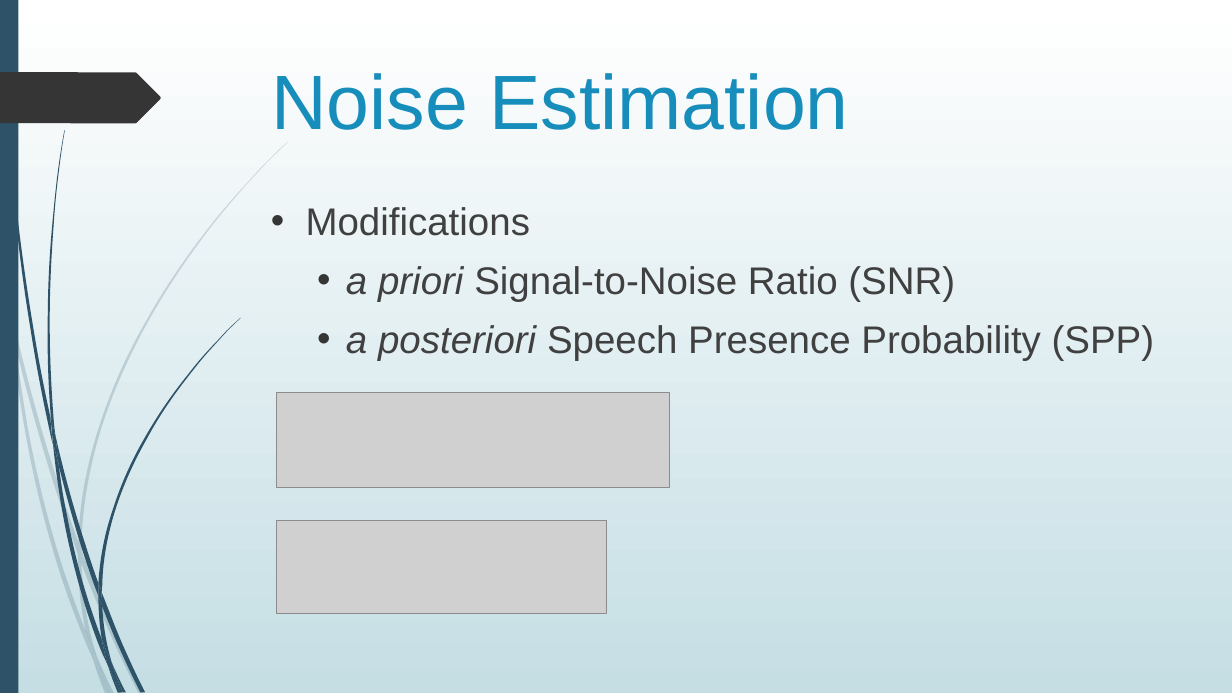
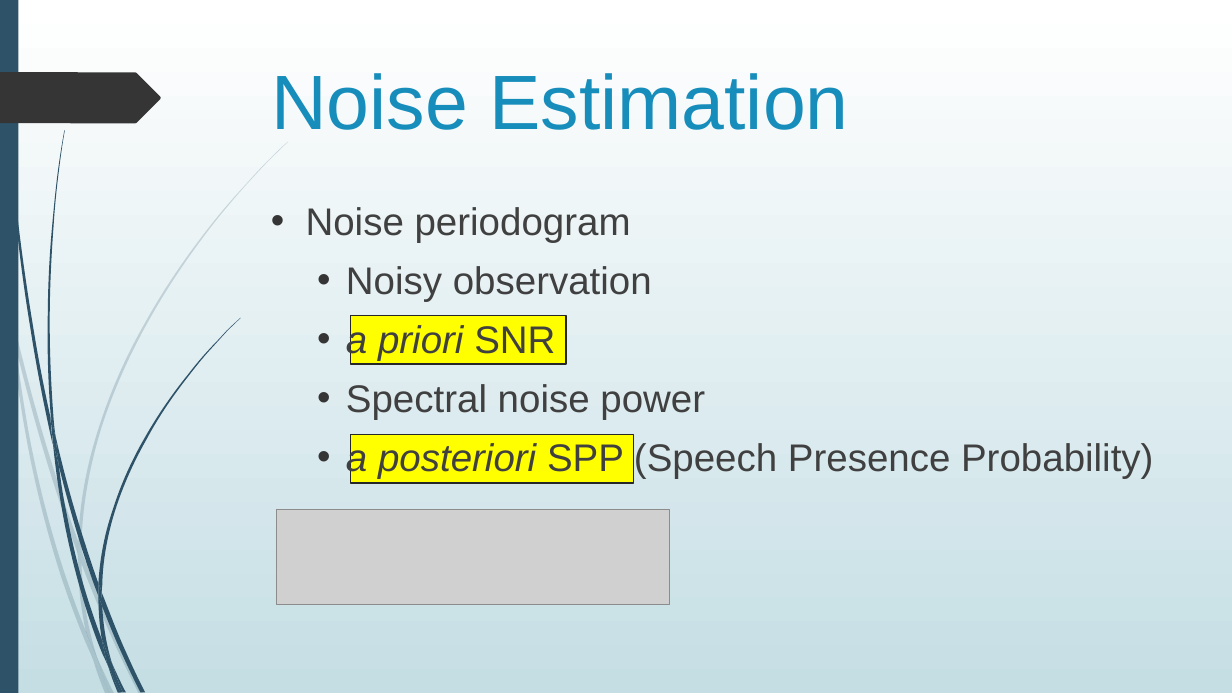
Before and after one commit to jygoh1/FinalYearProject, a slide deck: slide 18 of Presentation/draft_other.pptx (slide 22 before the commit). Drawn at 1232x693 pixels with LibreOffice and Linux fonts; fonts in the diff are those of the drawing; grey boxes stand for pictures. Boxes give left, top, right and bottom in pixels: in the first picture for what was removed or moved away, otherwise in the second. Text is boxed around its words. In the diff, an @@ line names an element or a change of style, - is before the commit and + after.

Commit message:
presentation stuff

```diff
--- a/Presentation/draft_other.pptx
+++ b/Presentation/draft_other.pptx
@@ text at [306, 207, 1153, 479]: text changed @@
-• Modifications
-  • a priori Signal-to-Noise Ratio (SNR)
-  • a posteriori Speech Presence Probability (SPP)
+• Noise periodogram
+  • Noisy observation
+  • a priori SNR
+  • Spectral noise power
+  • a posteriori SPP (Speech Presence Probability)
@@ rectangle added at [350, 315, 566, 363], fill #FFFF00, outline #272727 1.25 pt @@
@@ rectangle added at [350, 434, 633, 483], fill #FFFF00, outline #272727 1.25 pt @@
@@ picture: place and size @@
-picture at [277, 392, 670, 487]
+picture at [277, 509, 670, 604]
@@ picture removed at [277, 520, 607, 614] @@
```
Also in this commit, not shown: 13 other slides changed, 4 slides removed, 4 other files.
